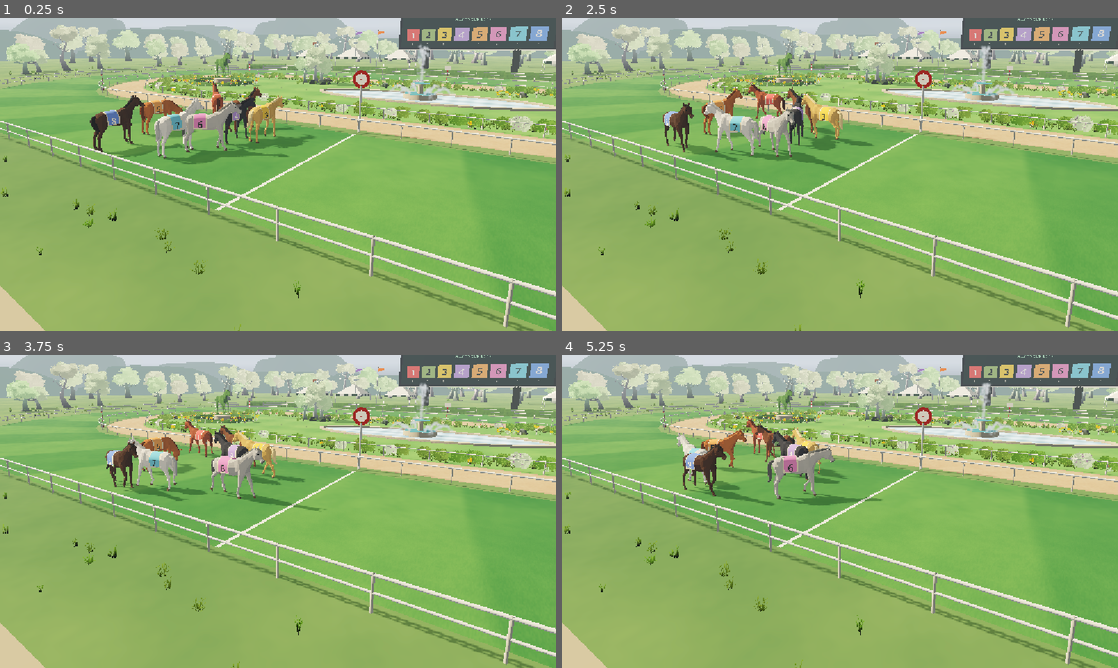
Above: before the commit, frames 1-4 (two rows, left to right).
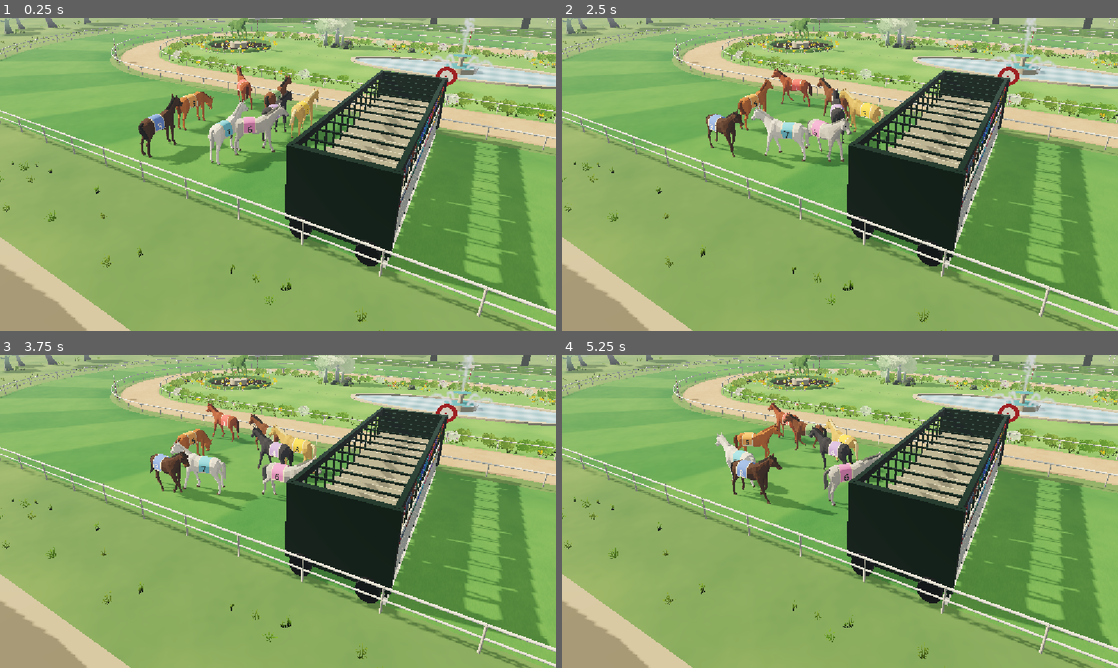
Above: after the commit, the same moments.

Repository: fayipon/racehorse
Game: Godot game, scene res://scenes/main.tscn
Two runs of this game, one before a commit and one after it. Both use one fixed random seed, a clock stepped at 60 frames per second and the inputs below. A sky picture missing from this copy of the repository is replaced by a grey-blue gradient.
Inputs:
- Up to frame 1 (0.25 s): no input
- Up to frame 2 (2.5 s): no input
- Up to frame 3 (3.75 s): no input
- Up to frame 4 (5.25 s): no input

The runs differ from the first frame. In frame 1, 62% of the frame differs, in the area x 0-100%, y 0-100%; in frame 2, 62%; in frame 3, 62%; in frame 4, 62%.

Commit message:
Load every field into a twelve-stall starting gate
A gate of twelve stalls stands across the home straight in every cup,
taller than the runners and centred on the track, each stall's board
and door stripe in its runner's colour. The paddock moves back behind
it; as betting closes each horse crosses onto its stall's line and
walks straight in, nose to the doors. The doors spring open at the off,
smaller fields fan out to their lanes within the first 70 m, and the
gate goes at the first cut so the field comes home to an open line.
The betting camera rises to look over the gate onto the paddock.

Co-Authored-By: Claude Opus 5.5 <noreply@anthropic.com>

Diff:
--- a/godot/scripts/course.gd
+++ b/godot/scripts/course.gd
@@ -10,6 +10,16 @@
 
 func lane_radius(lane: float) -> float:
 	return float(config.laneStart) + lane * lane_spacing()
+
+# The starting gate always has twelve stalls, centred across the track, whatever
+# the field: runners load the stalls in number order and fan out to their lanes.
+const STALLS := 12
+const STALL_SPACING := 1.05
+func stall_spacing() -> float:
+	return STALL_SPACING
+
+func stall_radius(stall: float) -> float:
+	return float(config.innerRadius) + float(config.trackWidth)*.5 + (stall - (STALLS-1)*.5) * STALL_SPACING
 
 func sample(progress: float, radius: float) -> Dictionary:
 	var half := float(config.halfStraight)
--- a/godot/scripts/race.gd
+++ b/godot/scripts/race.gd
@@ -53,6 +53,19 @@
 var preview_paused := false
 const PARADE = preload("res://scripts/parade_motion.gd")
 var parade_plan: Array = []
+# The paddock sits behind the starting gate. As betting closes each horse
+# crosses onto its stall's line (in a bigger field's tighter lanes it is already
+# close), then walks straight in, nose to the doors well before the off at 60 s.
+const PADDOCK_BACK := 3.2
+const LOAD_FROM := 47.0
+const LOAD_ACROSS := 2.5
+const LOAD_WALK_FROM := 49.7
+const LOAD_IN := 56.0
+# A crossing slower than this is a side-step; faster, the horse turns and walks.
+const SIDE_STEP := .45
+# Out of the stalls, each runner drifts to its own lane within the first 70 m.
+const FAN_OUT = [.012,.06]
+var gate: Node3D
 var betting_clock := 0.0
 var last_betting_snapshot := -1.0
 var finished := false
@@ -265,6 +278,9 @@
 	add_child(track_node)
 	# The physical finish and minimap both lie at x=0 on the near straight.
 	track_node.build(course)
+	gate=preload("res://scripts/starting_gate.gd").new()
+	add_child(gate)
+	gate.build(course,COLORS)
 	await loading_checkpoint(4)
 	venue = preload("res://scripts/venue.gd").new()
 	add_child(venue)
@@ -468,17 +484,18 @@
 				var next: Vector2=stroll.next_heading
 				target_yaw=atan2(-next.x,-next.y)
 				stepping=.3 if absf(angle_difference(horses[i].rotation.y,target_yaw))>.3 or float(stroll.until_move)<.5 else 0.0
-			if betting_clock>=47.0 and (betting_clock<48.0 or betting_clock>=53.0 or velocity.length()<=.05):
+			# Loading, a horse faces down the course unless it is walking across to its stall.
+			if betting_clock>=LOAD_FROM and velocity.length()<=SIDE_STEP:
 				target_yaw=-PI/2
 				if absf(angle_difference(horses[i].rotation.y,target_yaw))>.3: stepping=.3
 			horses[i].rotation.y=lerp_angle(horses[i].rotation.y,target_yaw,minf(delta*2.4,1.0))
 			# Any real translation keeps the walk cycle on, so hooves never slide.
 			moving=clampf(maxf(velocity.length()/1.65,.25 if velocity.length()>.02 else 0.0)+stepping,0,1)
 			horses[i].idle_clip=IDLE_CLIPS[int(stroll.mood)] if betting_clock<46.0 else "Idle"
-			horses[i].position=Vector3(float(stroll.x)-NOSE,0,course.lane_radius(i)+float(stroll.lat))
+			horses[i].position=Vector3(float(stroll.x)-NOSE,0,float(stroll.side))
 		else:
 			horses[i].idle_clip="Idle"
-			sample=course.sample(p,course.lane_radius(i))
+			sample=course.sample(p,lerpf(course.stall_radius(i),course.lane_radius(i),smoothstep(FAN_OUT[0],FAN_OUT[1],p)))
 			var tangent: Vector3=sample.tangent
 			horses[i].position=sample.position-tangent*(winner_nose if i==winner-1 else NOSE)
 			horses[i].rotation.y=atan2(-tangent.x,-tangent.z)
@@ -489,6 +506,9 @@
 	# the stride average is brought exactly onto the line.
 	var exact:=smoothstep(44.45,44.6,race_clock)*(1.0-smoothstep(45.8,46.3,race_clock)) if phase=="racing" else 0.0
 	winner_nose=lerpf(NOSE,horses[winner-1].muzzle_reach(),exact)
+	# The gates spring open at the off; the gate goes with the first cut away.
+	gate.visible=phase=="betting" or (phase=="racing" and shot<=1)
+	gate.set_open(1.0-pow(1.0-clampf(race_clock/.3,0.0,1.0),3.0) if phase=="racing" else 0.0)
 	podium.visible=phase=="result"
 	if phase=="result":
 		podium.present(finish_times,COLORS,race_round)
@@ -549,9 +569,10 @@
 	var middle_lane:=course.lane_radius((field-1)*.5)
 	match active_shot:
 		0:
+			# High enough to look over the starting gate onto the paddock behind it.
 			fixed=true
-			focus=Vector3(-4,1.3,23.5)
-			cam_pos=Vector3(8.5,6.0,42)
+			focus=Vector3(-9.0,1.2,25.5)
+			cam_pos=Vector3(1.5,9.5,43.5)
 		1:
 			focus=target+outward*1.3
 			cam_pos=focus+forward*12+outward*7+Vector3(0,3.4,0)
@@ -680,7 +701,8 @@
 	var poses: Array=[]
 	var walking: Array[bool]=[]
 	for i in range(field):
-		var pose: Dictionary=PARADE.pose(betting_clock,parade_plan[i] if parade_plan.size()==field else [])
+		# The shared plan's own line-up walks to the open line; the gate load replaces it.
+		var pose: Dictionary=PARADE.pose(minf(betting_clock,LOAD_FROM),parade_plan[i] if parade_plan.size()==field else [])
 		poses.append(pose)
 		walking.append((pose.velocity as Vector2).length()>.02 or not paddock_settled)
 	var desired:=PackedFloat32Array()
@@ -709,8 +731,28 @@
 		if walking[i]: paddock_shift[i]=move_toward(before,desired[i],maxf(.12,pace*.5)*delta) if paddock_settled else desired[i]
 		poses[i].lat=float(poses[i].lat)+paddock_shift[i]
 		if paddock_settled and delta>0.0: poses[i].velocity=(poses[i].velocity as Vector2)+Vector2(0,(paddock_shift[i]-before)/delta)
+		load_gate(i,poses[i])
 	paddock_settled=true
 	return poses
+
+# Places a paddock pose behind the gate (`side` is its distance across the
+# track) and, from LOAD_FROM, takes it onto its stall's line and in to the doors.
+# Neighbours only ever close from their paddock gap to the stall spacing.
+func load_gate(i: int, pose: Dictionary) -> void:
+	var x:=float(pose.x)-PADDOCK_BACK
+	var side:=course.lane_radius(i)+float(pose.lat)
+	var velocity: Vector2=pose.velocity
+	if betting_clock>=LOAD_FROM:
+		var across:=course.stall_radius(i)-side
+		var step:=clampf((betting_clock-LOAD_FROM)/LOAD_ACROSS,0,1)
+		var walk_time:=LOAD_IN-LOAD_WALK_FROM
+		var walk:=clampf((betting_clock-LOAD_WALK_FROM)/walk_time,0,1)
+		velocity=Vector2(-x*6.0*walk*(1.0-walk)/walk_time,across*6.0*step*(1.0-step)/LOAD_ACROSS)
+		x*=1.0-smoothstep(0.0,1.0,walk)
+		side+=across*smoothstep(0.0,1.0,step)
+	pose.x=x
+	pose.side=side
+	pose.velocity=velocity
 
 # The infield screen shows live standings, then the official finishing order.
 func update_board(delta: float) -> void:
--- /dev/null
+++ b/godot/scripts/starting_gate.gd
@@ -0,0 +1,95 @@
+extends Node3D
+
+# The starting gate across the home straight at the line: twelve stalls whatever
+# the field. Runners stand with their noses at the front doors, which spring
+# open as the race starts; the gate is cleared away at the first camera cut, so
+# the field comes home to an open line.
+# Sized for the current horse (about 0.9 m wide, 3.5 m nose to tail and 2.9 m
+# to the ears, so it stands inside the frame); a new horse model only needs
+# DEPTH and the heights below adjusted, and the stall width in course.gd.
+const KIT = preload("res://scripts/mesh_kit.gd")
+const FRONT := .02
+const DEPTH := 3.9
+const PANEL_LOW := .4
+const PANEL_HIGH := 2.3
+const DOOR_LOW := .35
+const DOOR_HIGH := 2.15
+const TOP := 3.6
+# Number boards sit above the runners' ears.
+const BOARD_Y := 3.22
+const BOARD_HEIGHT := .44
+const DOOR_ANGLE := 105.0
+const FRAME := Color("2f5d46")
+const PADDING := Color("e7e1cf")
+const DOOR := Color("f4f1e8")
+const WHEEL := Color("2b2d2a")
+# Numbers stay light on the darker stall colours, as on the runners' cloths.
+const LIGHT_NUMBERS = [0,3,7,8,9,11]
+
+var doors: Array[Node3D] = []
+var opened := -1.0
+
+func build(course: RefCounted, colors: Array) -> void:
+	var stalls: int=course.STALLS
+	var width: float=course.stall_spacing()
+	var first: float=course.stall_radius(0)-width*.5
+	var last: float=course.stall_radius(stalls-1)+width*.5
+	var back := FRONT-DEPTH
+	var middle := FRONT-DEPTH*.5
+	var st := KIT.begin()
+	# Padded partitions between and beside the stalls, each on a post front and
+	# back with a rail over the top.
+	for j in range(stalls+1):
+		var z := first+j*width
+		KIT.box(st,Vector3(middle,(PANEL_LOW+PANEL_HIGH)*.5,z),Vector3(DEPTH-.12,PANEL_HIGH-PANEL_LOW,.06),PADDING)
+		for x: float in [FRONT-.04,back]:
+			KIT.box(st,Vector3(x,TOP*.5,z),Vector3(.08,TOP,.08),FRAME)
+		KIT.box(st,Vector3(middle,TOP,z),Vector3(DEPTH,.08,.08),FRAME)
+	# Beams across the top, front and back.
+	for x: float in [FRONT-.04,back]:
+		KIT.box(st,Vector3(x,TOP+.12,(first+last)*.5),Vector3(.2,.3,last-first+.5),FRAME)
+	# End towers on the wheels the gate is towed on.
+	for side: float in [-1.0,1.0]:
+		var z: float=(first if side<0 else last)+side*.24
+		KIT.box(st,Vector3(middle,(.5+TOP+.25)*.5,z),Vector3(DEPTH+.3,TOP-.25,.3),FRAME)
+		for x: float in [back+.6,FRONT-.6]:
+			KIT.cylinder(st,Vector3(x,.46,z+side*.15),Vector3(x,.46,z+side*.38),.46,WHEEL,14)
+			KIT.disc(st,Vector3(x,.46,z+side*.38),.46,WHEEL,Vector3(0,0,side),14)
+	# A board over each stall in its runner's colour.
+	for k in range(stalls):
+		KIT.box(st,Vector3(FRONT+.03,BOARD_Y,course.stall_radius(k)),Vector3(.04,BOARD_HEIGHT,width-.14),colors[k])
+	KIT.finish(st,KIT.painted(.6,.3),self)
+	for k in range(stalls):
+		var number := Label3D.new()
+		number.text=str(k+1)
+		number.font_size=96
+		number.pixel_size=.0046
+		number.outline_size=0
+		number.shaded=true
+		number.cast_shadow=GeometryInstance3D.SHADOW_CASTING_SETTING_OFF
+		number.modulate=Color("fff7e7") if k in LIGHT_NUMBERS else Color("202822")
+		number.position=Vector3(FRONT+.056,BOARD_Y,course.stall_radius(k))
+		number.rotation.y=PI/2
+		add_child(number)
+	# Bi-parting front doors, hinged at the partitions, swing forward down the track.
+	var door_material := KIT.painted(.55,.3)
+	var leaf := width*.5-.05
+	for k in range(stalls):
+		for side: float in [-1.0,1.0]:
+			var hinge := Node3D.new()
+			hinge.position=Vector3(FRONT,0,course.stall_radius(k)+side*(width*.5-.035))
+			hinge.set_meta("side",side)
+			var door := KIT.begin()
+			KIT.box(door,Vector3(0,(DOOR_LOW+DOOR_HIGH)*.5,-side*leaf*.5),Vector3(.05,DOOR_HIGH-DOOR_LOW,leaf),DOOR)
+			KIT.box(door,Vector3(.03,DOOR_HIGH-.28,-side*leaf*.5),Vector3(.012,.18,leaf),colors[k])
+			KIT.finish(door,door_material,hinge)
+			add_child(hinge)
+			doors.append(hinge)
+	set_open(0.0)
+
+# 0 shut, 1 wide open.
+func set_open(amount: float) -> void:
+	if is_equal_approx(amount,opened): return
+	opened=amount
+	var angle := deg_to_rad(DOOR_ANGLE)*amount
+	for hinge in doors: hinge.rotation.y=-float(hinge.get_meta("side"))*angle
--- /dev/null
+++ b/godot/tests/gate_smoke.gd
@@ -0,0 +1,45 @@
+extends SceneTree
+
+const RACE = preload("res://scripts/race.gd")
+
+func _initialize() -> void:
+	call_deferred("verify_gate")
+
+func verify_gate() -> void:
+	var race = RACE.new()
+	root.add_child(race)
+	race.set_process(false)
+	# Loaded and waiting: every horse in its own stall behind shut doors.
+	race.elapsed=58.0
+	race._process(1.0/60.0)
+	assert(race.gate.visible and race.gate.doors.size()==24,"Twelve stalls stand at the line before the off")
+	assert(is_zero_approx(race.gate.opened),"The doors stay shut until the off")
+	for i in range(8):
+		var horse: Node3D=race.horses[i]
+		assert(absf(horse.position.z-race.course.stall_radius(i))<.02,"Each runner waits in its own stall")
+	# The off: the doors spring open before the field has moved a stride.
+	race.elapsed=59.99
+	for frame in range(20): race._process(1.0/60.0)
+	assert(race.phase=="racing" and race.gate.opened>.99,"The doors are wide open within a third of a second")
+	# Clear of the stalls, each runner fans out to its own lane on the straight.
+	for frame in range(250): race._process(1.0/60.0)
+	var checked:=0
+	for i in range(8):
+		var p:=float(race.track_positions[i])
+		if p<=.06 or p>=.09: continue
+		assert(absf(race.horses[i].position.z-race.course.lane_radius(i))<.02,"Each runner has reached its lane")
+		checked+=1
+	assert(checked>=5,"Most of the field is out on the straight")
+	# The first cut away leaves the line open for the finish.
+	race.elapsed=67.5
+	race._process(1.0/60.0)
+	assert(not race.gate.visible,"The gate is cleared at the first cut")
+	race.elapsed=110.5
+	race._process(1.0/60.0)
+	assert(not race.gate.visible,"No gate on the line at the podium")
+	race.elapsed=121.0
+	race._process(1.0/60.0)
+	assert(race.gate.visible and is_zero_approx(race.gate.opened),"The next round's gate is back, shut")
+	print("PASS: twelve-stall gate loads, springs open at the off, and is cleared before the finish")
+	race.queue_free()
+	quit()
--- a/godot/tests/parade_smoke.gd
+++ b/godot/tests/parade_smoke.gd
@@ -15,7 +15,8 @@
 	for horse in race.horses: previous.append(horse.position)
 	var moods := {}
 	var walked := 0
-	for frame in range(1,1605):
+	# Through the stroll and the walk into the stalls, done by 56 s.
+	for frame in range(1,1716):
 		race._process(1.0/30.0)
 		assert(race.phase=="betting")
 		for i in range(8):
@@ -23,6 +24,9 @@
 			var velocity:=(horse.position-previous[i])*30.0
 			previous[i]=horse.position
 			moods[horse.idle_clip]=true
+			# Strolling, no part of a horse (2.2 m ahead of its origin at most) reaches the gate.
+			if race.betting_clock<race.LOAD_FROM:
+				assert(horse.position.x+2.2<race.gate.FRONT-race.gate.DEPTH,"The paddock must stay behind the starting gate")
 			if frame>30 and velocity.length()>.35:
 				walked+=1
 				var facing:=-horse.basis.z
@@ -40,9 +44,9 @@
 	assert(moods.size()>=3,"Standing horses should graze, look around or rest, not only idle")
 	for i in range(8):
 		var horse: Node3D=race.horses[i]
-		assert(absf(horse.position.x+race.NOSE)<.05,"Every nose lines up on the start line")
-		assert(absf(horse.position.z-race.course.lane_radius(i))<.02,"Every horse is back in its lane")
+		assert(absf(horse.position.x+race.NOSE)<.05,"Every nose is at its stall's front doors")
+		assert(absf(horse.position.z-race.course.stall_radius(i))<.02,"Every horse stands in its own stall")
 		assert(absf(angle_difference(horse.rotation.y,-PI/2))<.35,"Every horse faces down the course")
-	print("PASS: natural paddock stroll with %d idle behaviours; no backing up or overlaps; lined up on time" % moods.size())
+	print("PASS: natural paddock stroll with %d idle behaviours; no backing up or overlaps; loaded into the gate on time" % moods.size())
 	race.queue_free()
 	quit()
Not shown, added: godot/scripts/starting_gate.gd.uid
Not shown, added: godot/tests/gate_smoke.gd.uid
Not shown, changed: README.md
Not shown, changed: public/game/index.html
Not shown, changed: public/game/index.pck
